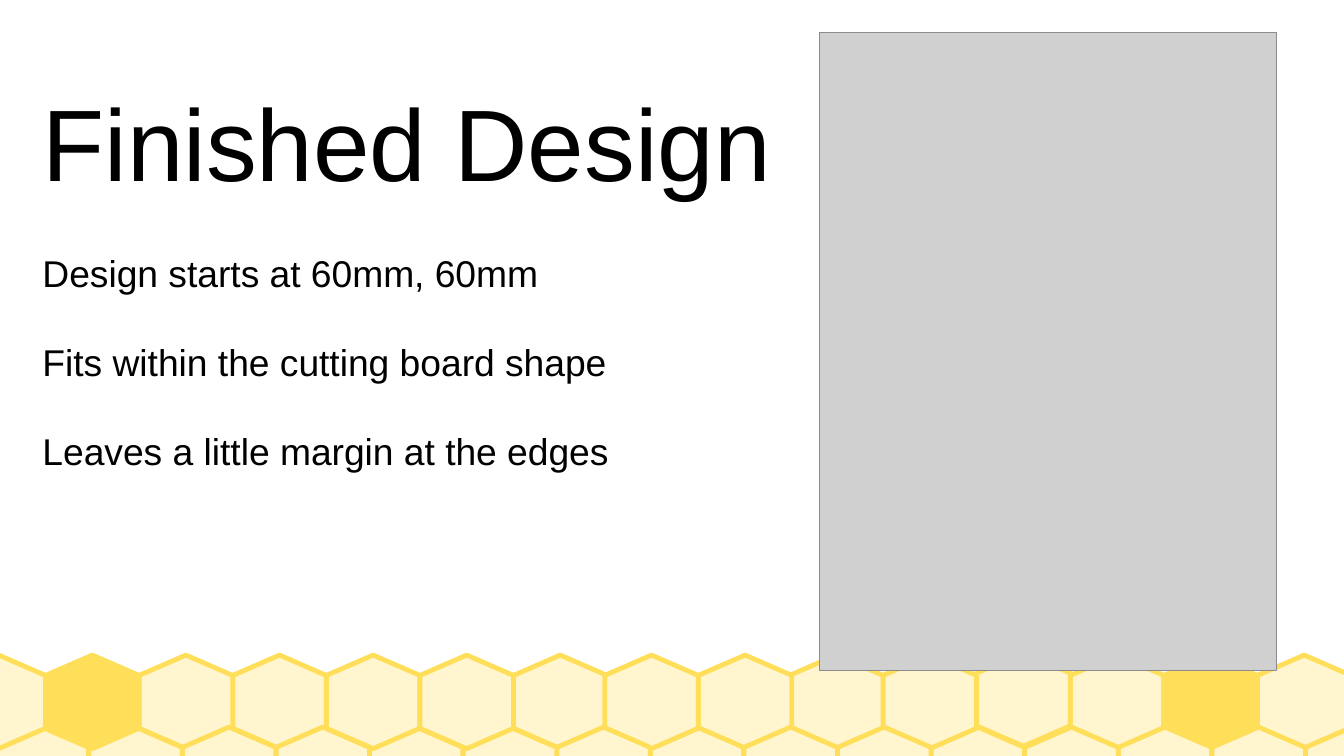
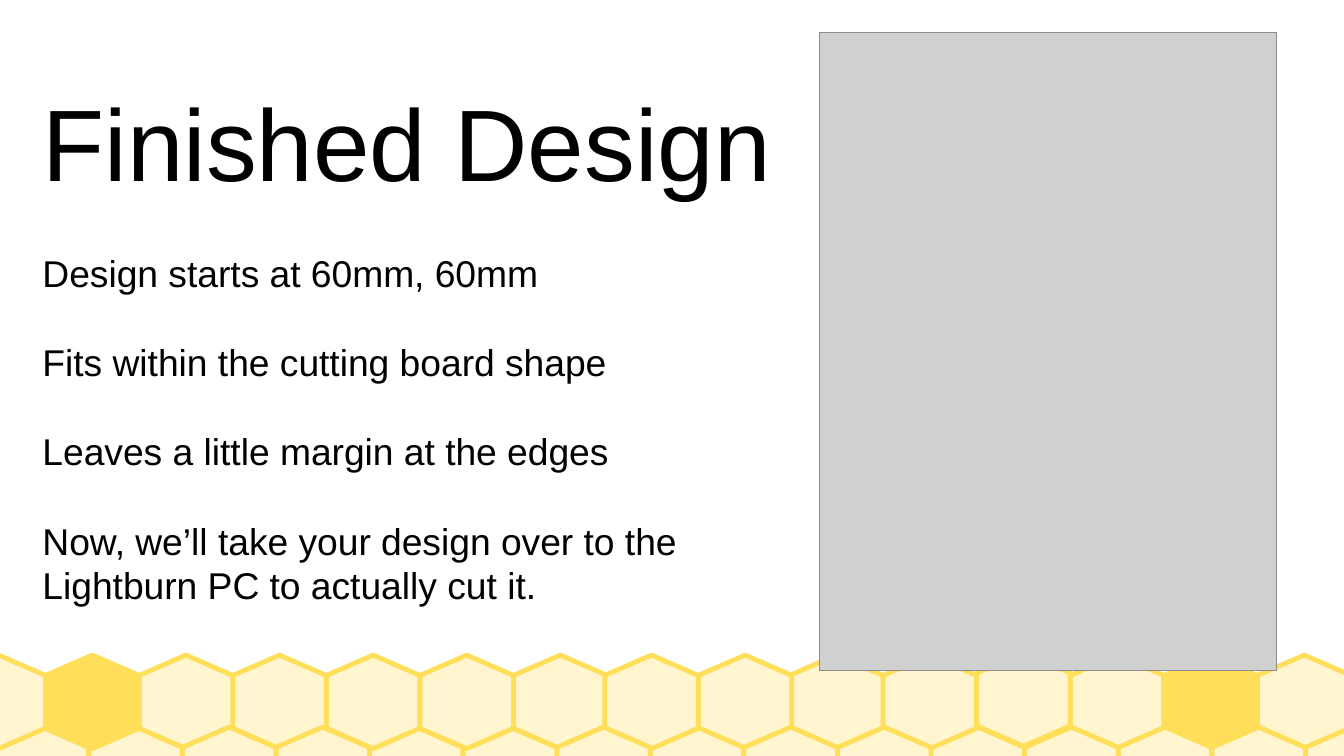
Before and after one commit to jarney/SparkStudioSalem-IndustrialLaserCutters, a slide deck: slide 23 of Training-GeneralPublic.odp (slide 18 before the commit). Drawn at 1344x756 pixels with LibreOffice and Linux fonts; fonts in the diff are those of the drawing; grey boxes stand for pictures. Boxes give left, top, right and bottom in pixels: in the first picture for what was removed or moved away, otherwise in the second. Text is boxed around its words. In the diff, an @@ line names an element or a change of style, - is before the commit and + after.

```diff
--- a/Training-GeneralPublic.odp
+++ b/Training-GeneralPublic.odp
@@ text at box(42, 528, 677, 607): paragraph added @@
+Now, we’ll take your design over to the Lightburn PC to actually cut it.
```
Also in this commit, not shown: 12 other slides changed, 6 slides added, 1 slide removed, 3 other files.
